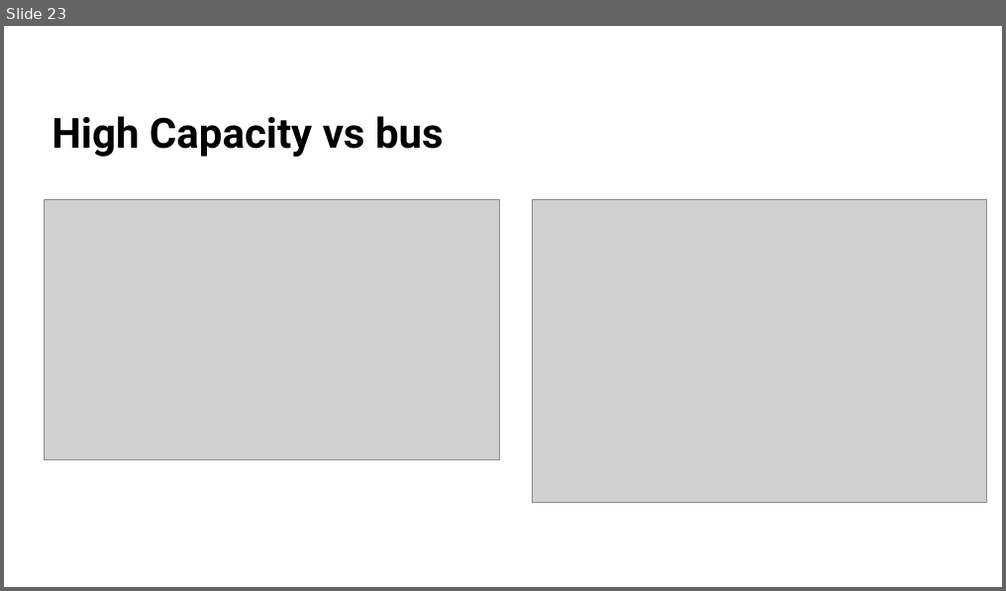
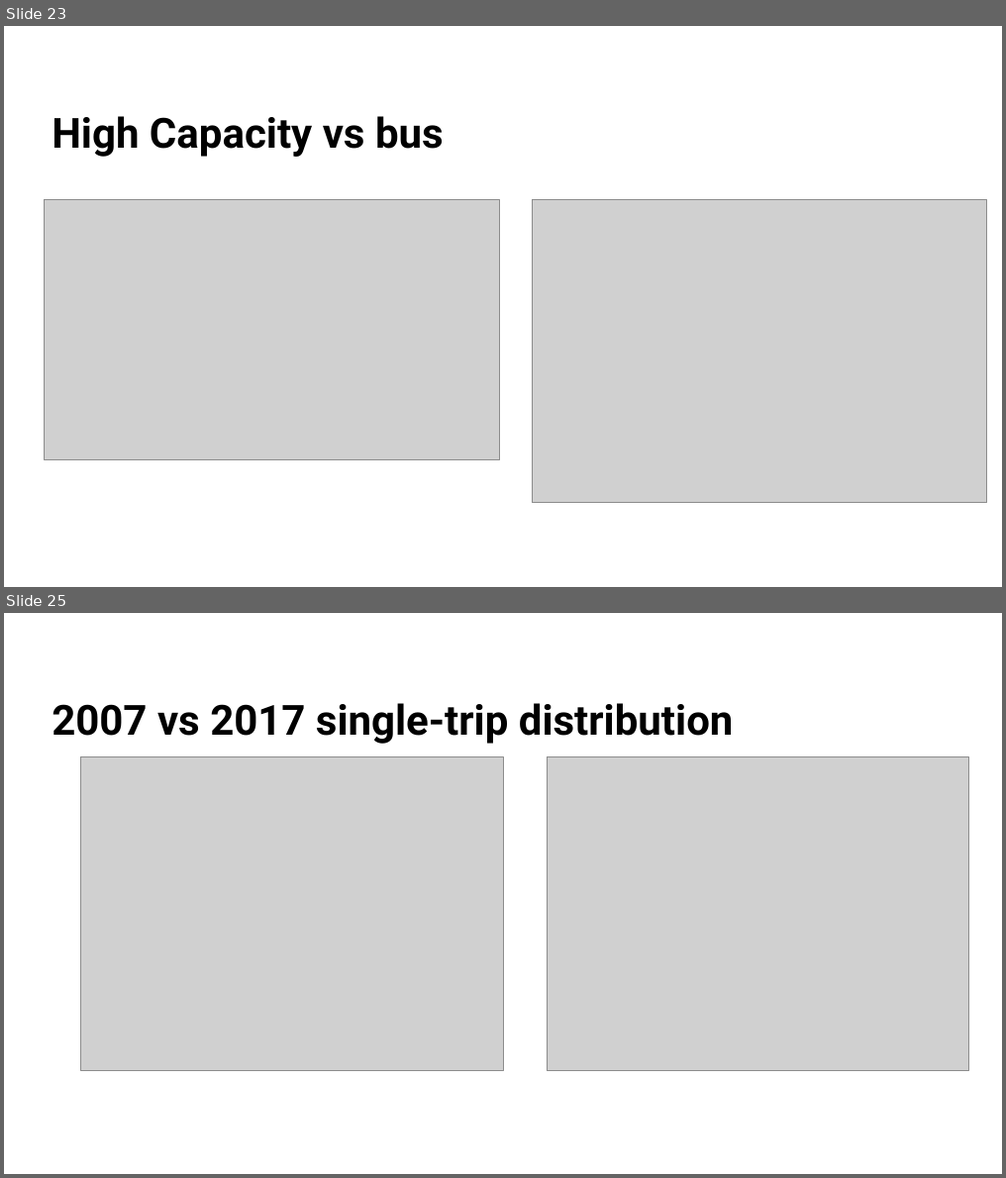
Before and after one commit to MUSA-Zhanchao/Mexico-City-survey-comp, a slide deck: doc/mexico city trip compa.pptx. Shown one above the other, each under a label of ours: slide 23 before the commit, slides 23 and 25 after it; the slides between them are not shown. The pictures are 1006x591 and 1006x1178 pixels, drawn with LibreOffice and Linux fonts; fonts in the diff are those of the drawing; grey boxes stand for pictures. Boxes give left, top, right and bottom in pixels: in the first picture for what was removed or moved away, otherwise in the second. Text is boxed around its words. In the diff, an @@ line names an element or a change of style, - is before the commit and + after.

```diff
--- a/doc/mexico city trip compa.pptx
+++ b/doc/mexico city trip compa.pptx
@@ slide 25 added at box(4, 613, 1002, 1174), background #FFFFFF @@
@@ title added at box(52, 703, 734, 744), 40 pt, text #000000, bold @@
+2007 vs 2017 single-trip distribution
@@ picture added at box(81, 757, 503, 1071) @@
@@ picture added at box(547, 757, 969, 1071) @@
```
Also in this commit, not shown: 5 other slides added, 15 other files.
